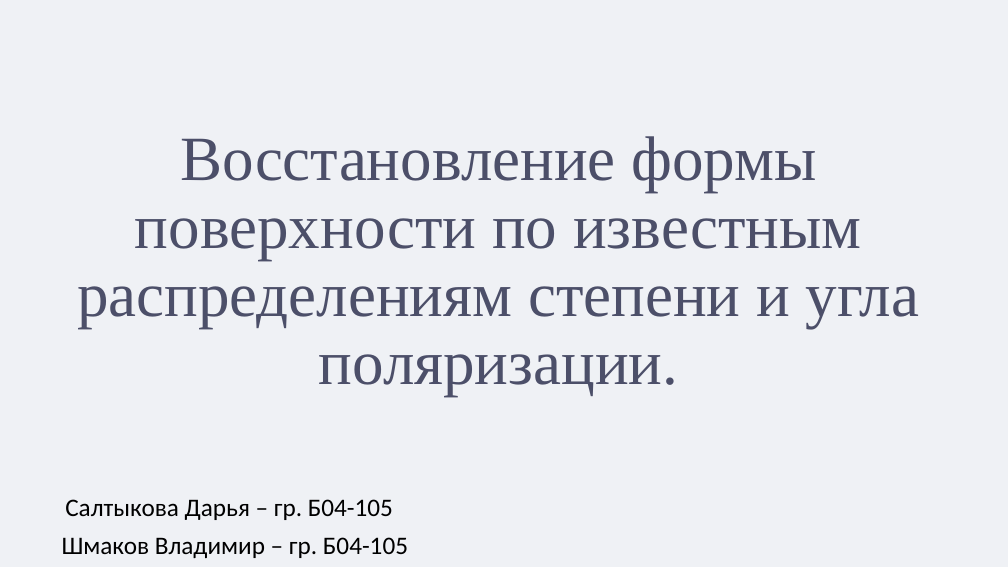
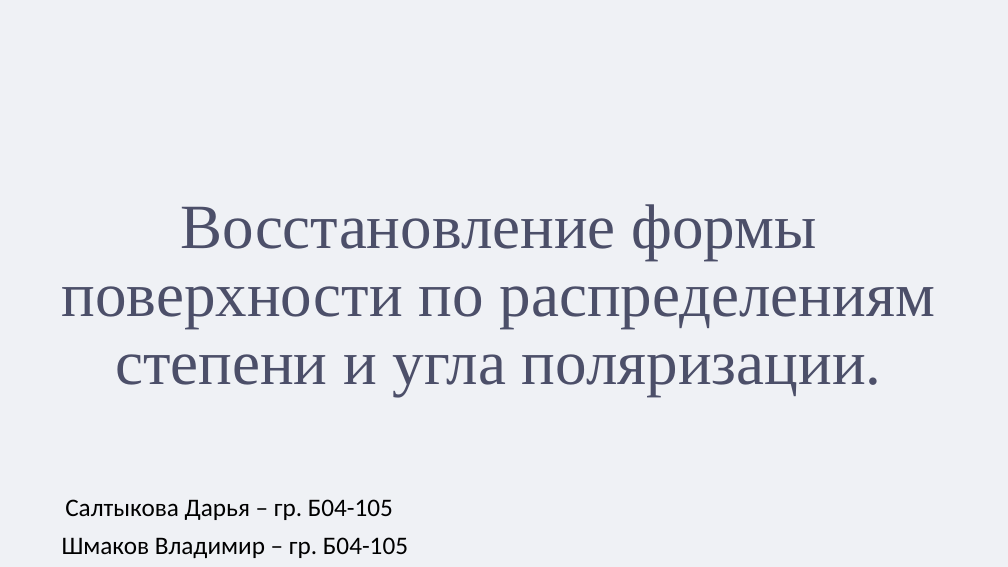
Before and after one commit to ShmakovVladimir/3d_polarization_scanner, a slide deck: slide 1 of presentation/презентация.odp. Drawn at 1008x567 pixels with LibreOffice and Linux fonts; fonts in the diff are those of the drawing. Boxes give left, top, right and bottom in pixels: in the first picture for what was removed or moved away, otherwise in the second. Text is boxed around its words. In the diff, an @@ line names an element or a change of style, - is before the commit and + after.

```diff
--- a/presentation/презентация.odp
+++ b/presentation/презентация.odp
@@ title at (62,204,935,396): text changed @@
-Восстановление формы поверхности по известным распределениям степени и угла поляризации.
+Восстановление формы поверхности по распределениям степени и угла поляризации.
```
Also in this commit, not shown: 10 slides added, 1 slide removed, 6 other files.
